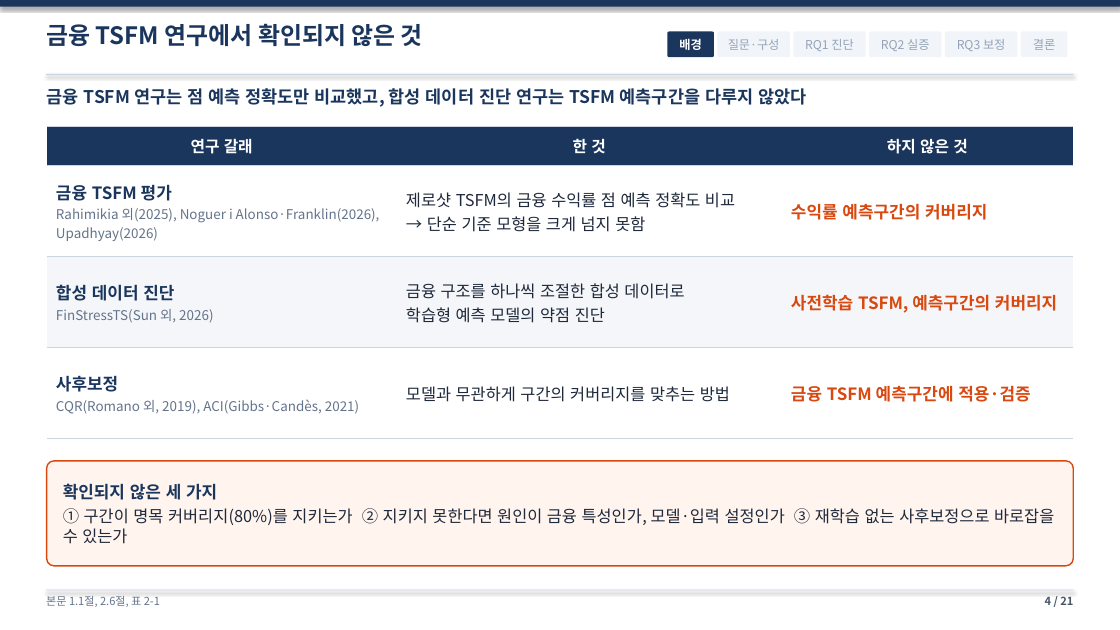
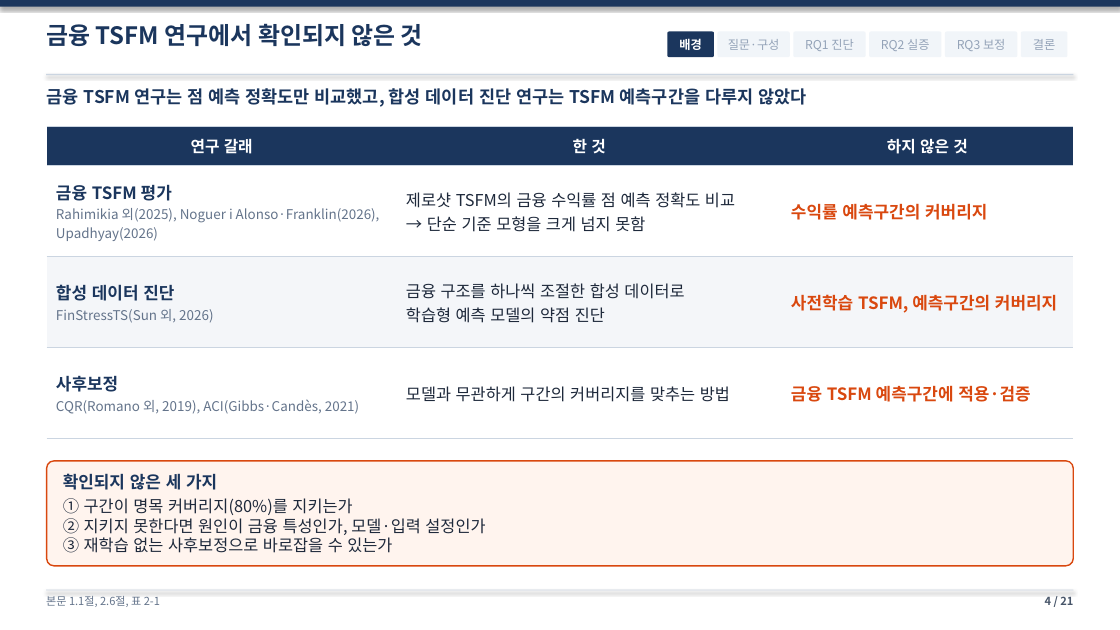
Before and after one commit to sapzzil/Master-thesis, a slide deck: slide 4 of 05_논문작성/석사학위논문_심사발표_v13.pptx. Drawn at 1120x630 pixels with LibreOffice and Linux fonts; fonts in the diff are those of the drawing. Boxes give left, top, right and bottom in pixels: in the first picture for what was removed or moved away, otherwise in the second. Text is boxed around its words. In the diff, an @@ line names an element or a change of style, - is before the commit and + after.

```diff
--- a/05_논문작성/석사학위논문_심사발표_v13.pptx
+++ b/05_논문작성/석사학위논문_심사발표_v13.pptx
@@ text in rounded rectangle at [63,498,485,553]: text changed @@
-① 구간이 명목 커버리지(80%)를 지키는가 ② 지키지 못한다면 원인이 금융 특성인가, 모델·입력 설정인가 ③ 재학습 없는 사후보정으로 바로잡을 수 있는가
+① 구간이 명목 커버리지(80%)를 지키는가
+② 지키지 못한다면 원인이 금융 특성인가, 모델·입력 설정인가
+③ 재학습 없는 사후보정으로 바로잡을 수 있는가
```
Also in this commit, not shown: 1 other slide changed, 2 other files.
